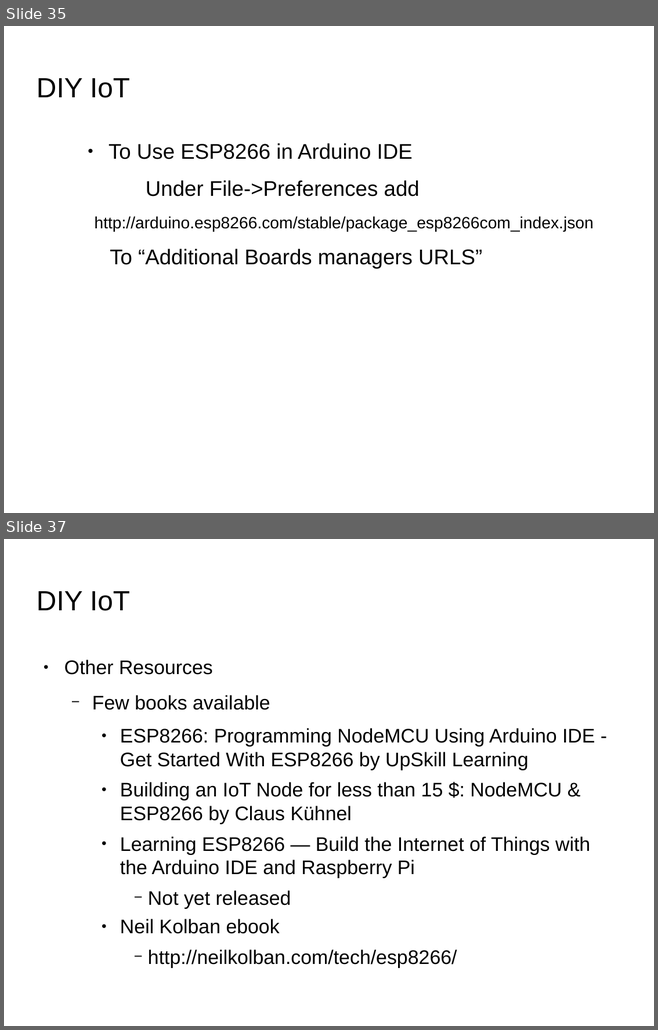
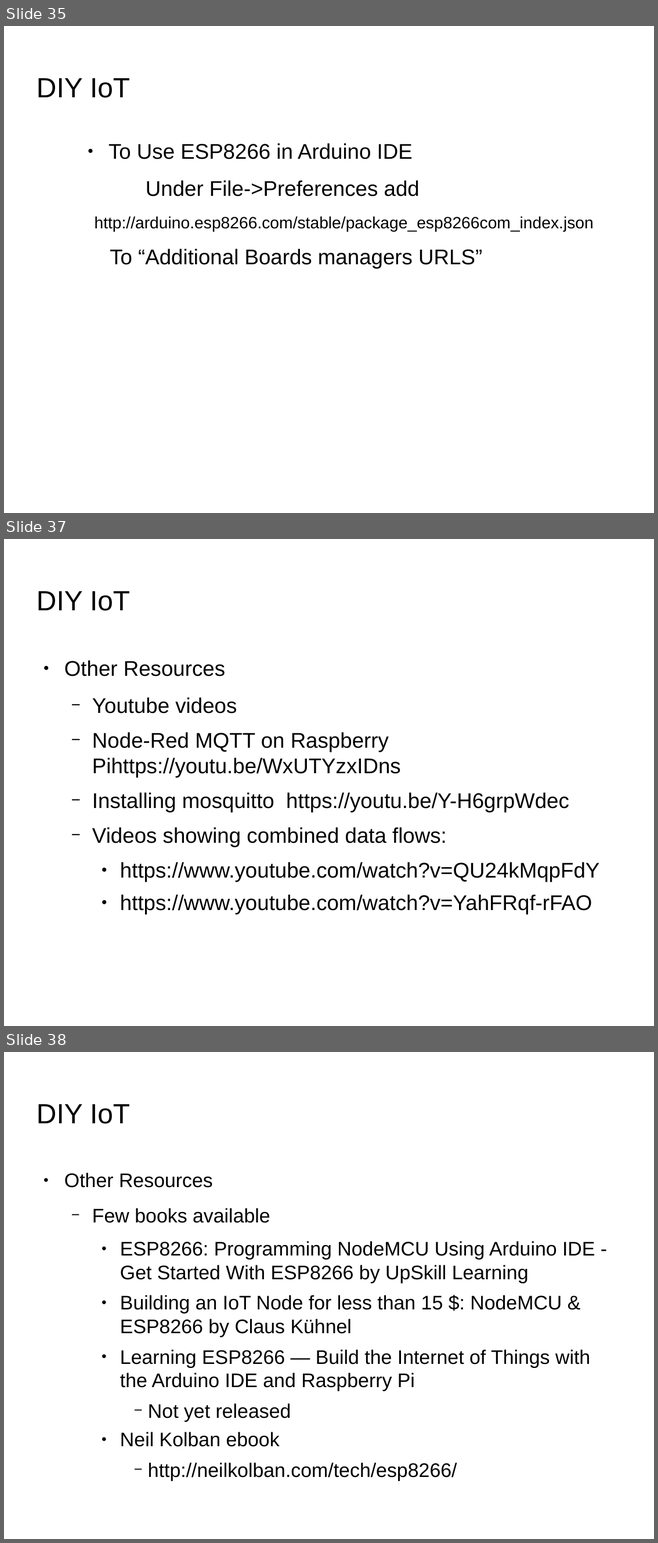
Before and after one commit to siehputz/penguicon2017, a slide deck: DIY-IoT.odp. Shown one above the other, each under a label of ours: slides 35 and 37 before the commit, slides 35, 37 and 38 after it; the slides between them are not shown. The pictures are 658x1030 and 658x1543 pixels, drawn with LibreOffice and Linux fonts; fonts in the diff are those of the drawing; background and template pictures are left out. Boxes give left, top, right and bottom in pixels: in the first picture for what was removed or moved away, otherwise in the second. Text is boxed around its words. In the diff, an @@ line names an element or a change of style, - is before the commit and + after.

```diff
--- a/DIY-IoT.odp
+++ b/DIY-IoT.odp
@@ slide 37 added at bbox=[4, 539, 654, 1026], background picture (left out) @@
@@ title added at bbox=[36, 591, 130, 611], 33.9 pt, text #000000 @@
+DIY IoT
@@ text added at bbox=[64, 660, 599, 915], 26 pt, text #000000 @@
+● Other Resources
+  − Youtube videos
+  − Node-Red MQTT on Raspberry Pihttps://youtu.be/WxUTYzxIDns
+  − Installing mosquitto https://youtu.be/Y-H6grpWdec
+  − Videos showing combined data flows:
+    ● https://www.youtube.com/watch?v=QU24kMqpFdY
+    ● https://www.youtube.com/watch?v=YahFRqf-rFAO
@@ what was slide 37 is now slide 38 @@
```
Also in this commit, not shown: 2 slides changed, 1 other slide added.
